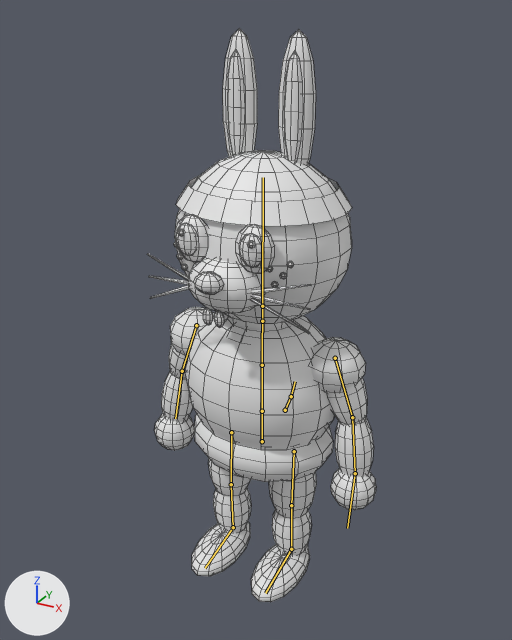
The FBX model Assets/Art/Characters/animal_hare.fbx: old version first, new version second.
The view is the same before and after, from a 50 mm lens placed at (0.956, -1.781, 1.808), pointed at (-0.013, -0.019, 0.927). Every picture has the same lights, and +X, +Y and +Z are marked at lower left. The picture after the commit comes second. The bones that change, and the others that lie on the model, are drawn over the model as lines. Mesh edges are drawn as thin lines.

Names of what the first picture shows: 'hare_Body'.
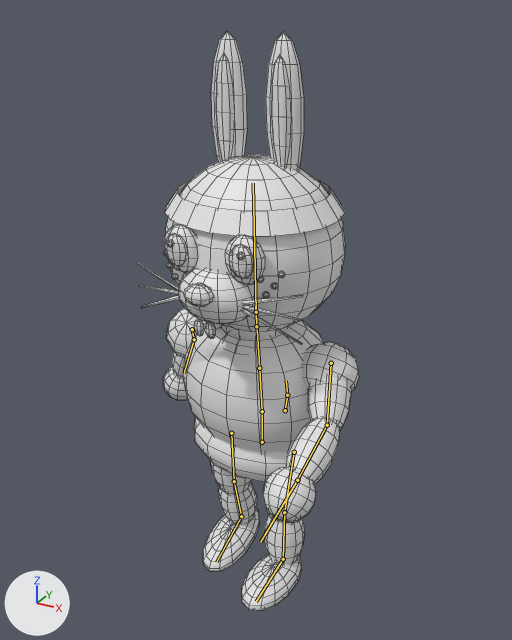
The newer file adds an action. The first version stands in its rest pose; the second is drawn at frame 6 of the action 'Rig|ServeHold'.

Changed parts and their boxes (x1, y1, x2, y2) in the pictures (512 x 640 px):
'hare_Body', posed: before (147, 28, 376, 602); after (137, 31, 359, 611)
bone 'Spine', root to tip: before (262, 411) to (262, 365); after (262, 411) to (259, 368)
bone 'Head', root to tip: before (262, 306) to (263, 177); after (256, 312) to (253, 183)
bone 'UpperArm.L', root to tip: before (335, 358) to (352, 417); after (331, 363) to (327, 425)
bone 'LowerArm.L', root to tip: before (352, 417) to (355, 473); after (327, 425) to (297, 480)
bone 'Hand.L', root to tip: before (355, 473) to (347, 528); after (297, 480) to (260, 542)
bone 'UpperArm.R', root to tip: before (196, 325) to (182, 371); after (192, 329) to (194, 339)
bone 'LowerArm.R', root to tip: before (182, 371) to (175, 418); after (194, 339) to (184, 373)
bone 'Tail1', root to tip: before (285, 410) to (291, 396); after (285, 410) to (287, 395)
bone 'Tail2', root to tip: before (291, 396) to (295, 381); after (287, 395) to (286, 380)
bone 'UpperLeg.L', root to tip: before (294, 451) to (291, 505); after (294, 452) to (284, 512)
bone 'LowerLeg.L', root to tip: before (291, 505) to (291, 549); after (284, 512) to (283, 559)
bone 'UpperLeg.R', root to tip: before (231, 432) to (231, 484); after (231, 433) to (234, 481)
bone 'LowerLeg.R', root to tip: before (231, 484) to (233, 527); after (234, 481) to (241, 516)

What the commit changed:
Bone 'Spine' (bone_spine) turns from (0, 0, 0) to (6, 0, 0) degrees about its own x, y and z.
Bone 'Head' (bone_head) turns from (0, 0, 0) to (-4, 0, 0) degrees about its own x, y and z.
Bone 'UpperArm.L' (bone_upperarm_l) turns from (0, 0, 0) to (56, 0, 12) degrees about its own x, y and z.
Bone 'LowerArm.L' (bone_lowerarm_l) turns from (0, 0, 0) to (14, 0, 0) degrees about its own x, y and z.
Bone 'Hand.L' (bone_hand_l) turns from (0, 0, 0) to (-10, 0, 0) degrees about its own x, y and z.
Bone 'UpperArm.R' (bone_upperarm_r) turns from (0, 0, 0) to (-39, 0, -14) degrees about its own x, y and z.
Bone 'LowerArm.R' (bone_lowerarm_r) turns from (0, 0, 0) to (29, 0, 0) degrees about its own x, y and z.
Bone 'Tail1' (bone_tail1) turns from (0, 0, 0) to (16, 0, 8) degrees about its own x, y and z.
Bone 'Tail2' (bone_tail2) turns from (0, 0, 0) to (11, 0, 6) degrees about its own x, y and z.
Bone 'UpperLeg.L' (bone_upperleg_l) turns from (0, 0, 0) to (14, 0, 0) degrees about its own x, y and z.
Bone 'LowerLeg.L' (bone_lowerleg_l) turns from (0, 0, 0) to (-10, 0, 0) degrees about its own x, y and z.
Bone 'UpperLeg.R' (bone_upperleg_r) turns from (0, 0, 0) to (-6, 0, 0) degrees about its own x, y and z.
Bone 'LowerLeg.R' (bone_lowerleg_r) turns from (0, 0, 0) to (-6, 0, 0) degrees about its own x, y and z.
